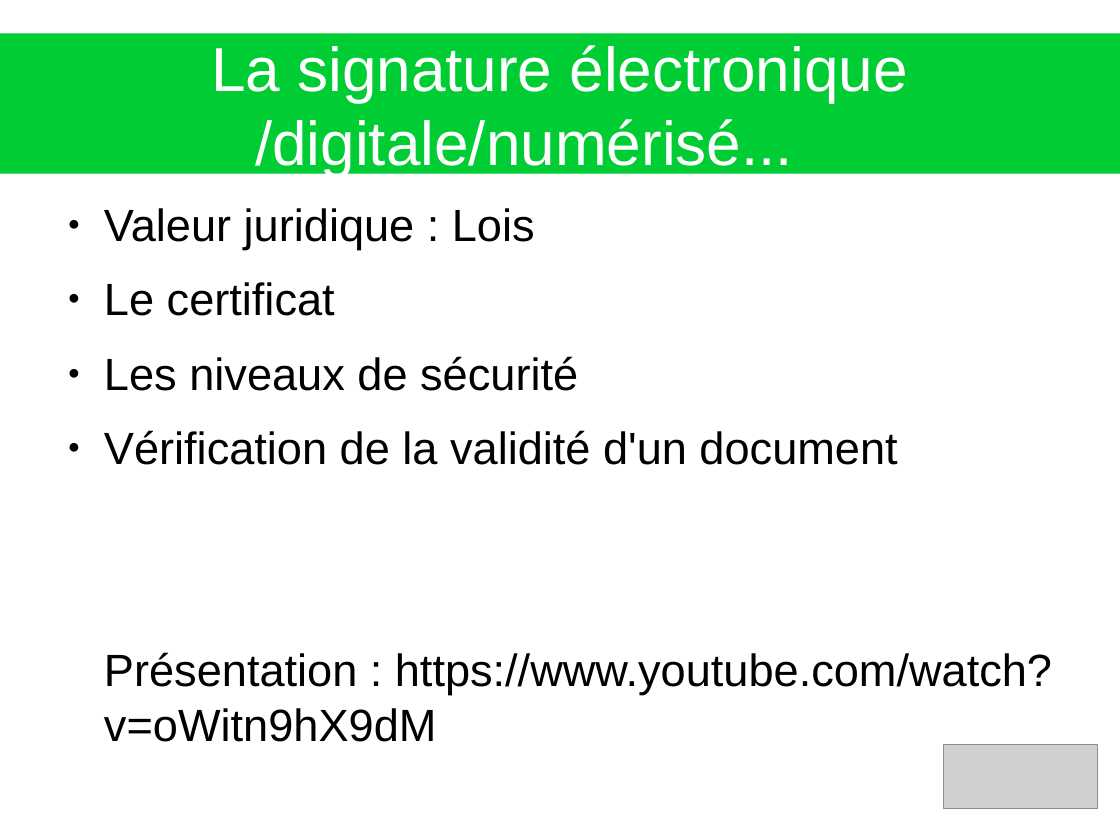
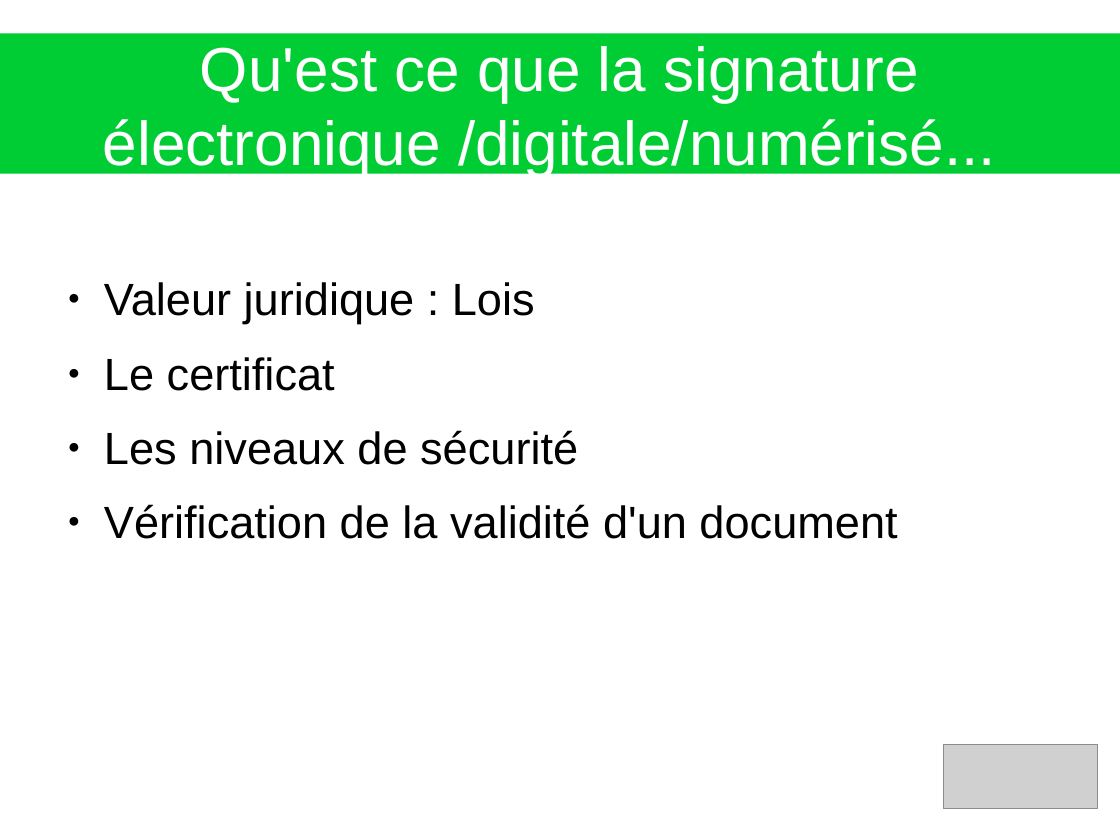
Before and after one commit to heylve/current, a slide deck: slide 1 of Presentations/SignatureElec.odp. Drawn at 1120x840 pixels with LibreOffice and Linux fonts; fonts in the diff are those of the drawing; grey boxes stand for pictures. Boxes give left, top, right and bottom in pixels: in the first picture for what was removed or moved away, otherwise in the second. Text is boxed around its words. In the diff, an @@ line names an element or a change of style, - is before the commit and + after.

```diff
--- a/Presentations/SignatureElec.odp
+++ b/Presentations/SignatureElec.odp
@@ title at box(103, 46, 996, 177): text changed @@
-La signature électronique /digitale/numérisé...
+Qu'est ce que la signature électronique /digitale/numérisé...
@@ text at box(104, 652, 1052, 695): paragraph removed @@
-Présentation : https://www.youtube.com/watch?v=oWitn9hX9dM
```
Also in this commit, not shown: 4 other slides changed, 57 other files.
